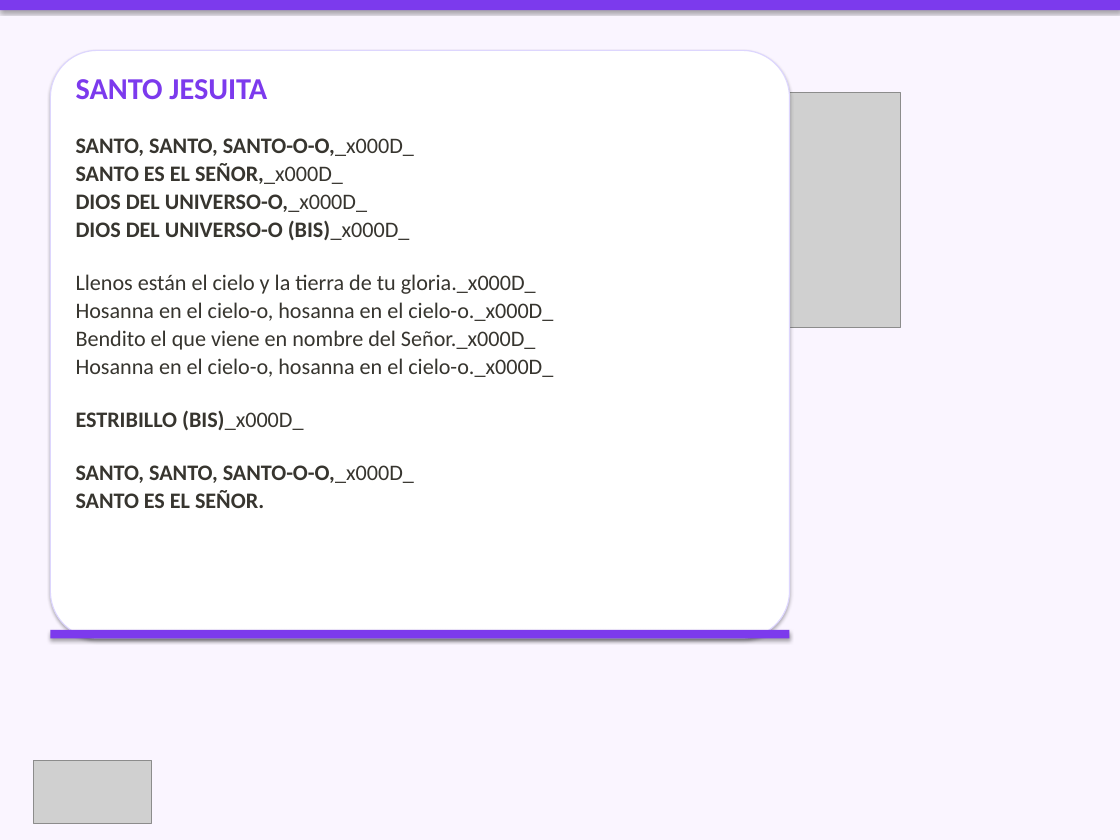
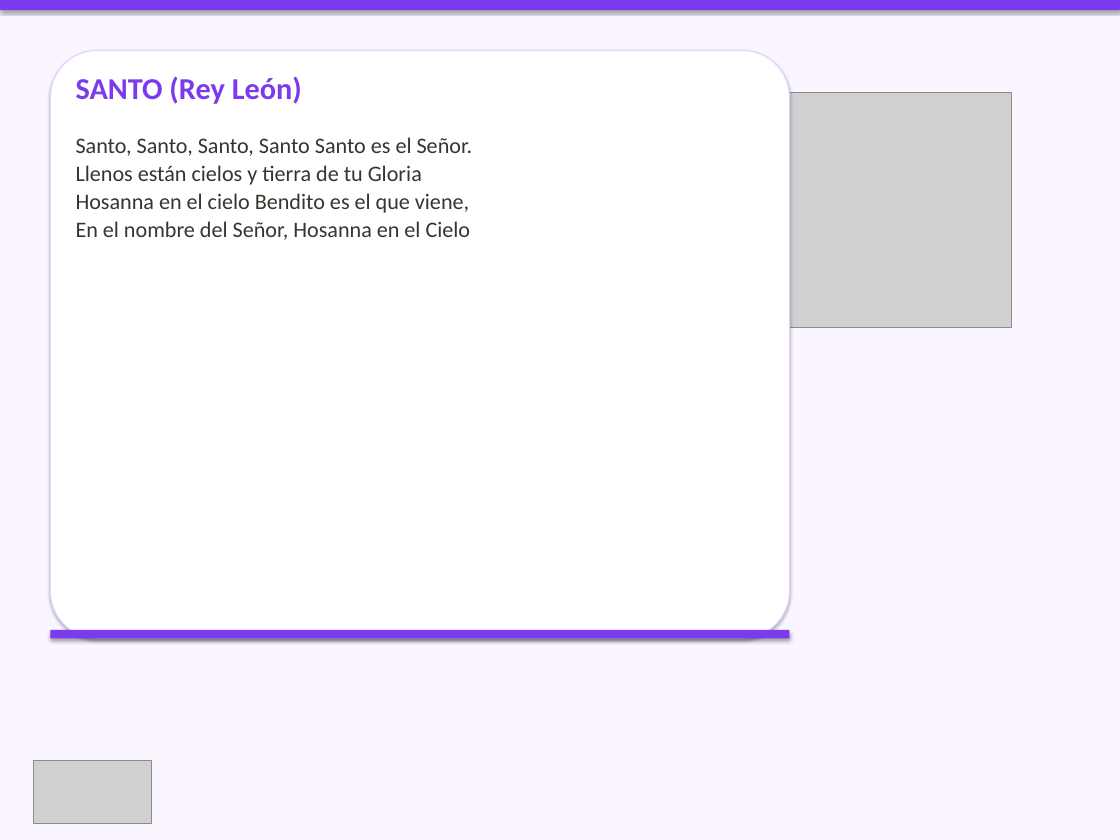
Before and after one commit to CC5M5/CCE-M5, a slide deck: slide 18 of presentaciones/2026-10-04_celebracion.pptx. Drawn at 1120x840 pixels with LibreOffice and Linux fonts; fonts in the diff are those of the drawing; grey boxes stand for pictures. Boxes give left, top, right and bottom in pixels: in the first picture for what was removed or moved away, otherwise in the second. Text is boxed around its words. In the diff, an @@ line names an element or a change of style, - is before the commit and + after.

```diff
--- a/presentaciones/2026-10-04_celebracion.pptx
+++ b/presentaciones/2026-10-04_celebracion.pptx
@@ text at box(76, 76, 473, 240): text changed @@
-SANTO JESUITA
-SANTO, SANTO, SANTO-O-O,_x000D_
-SANTO ES EL SEÑOR,_x000D_
-DIOS DEL UNIVERSO-O,_x000D_
-DIOS DEL UNIVERSO-O (BIS)_x000D_
-Llenos están el cielo y la tierra de tu gloria._x000D_
-Hosanna en el cielo-o, hosanna en el cielo-o._x000D_
-Bendito el que viene en nombre del Señor._x000D_
-Hosanna en el cielo-o, hosanna en el cielo-o._x000D_
-ESTRIBILLO (BIS)_x000D_
-SANTO, SANTO, SANTO-O-O,_x000D_
-SANTO ES EL SEÑOR.
+SANTO (Rey León)
+Santo, Santo, Santo, Santo Santo es el Señor.
+Llenos están cielos y tierra de tu Gloria
+Hosanna en el cielo Bendito es el que viene,
+En el nombre del Señor, Hosanna en el Cielo
@@ picture: place and size @@
-picture at box(613, 92, 901, 328)
+picture at box(613, 92, 1012, 328)
```
Also in this commit, not shown: 8 other slides changed, 1 slide added, 1 slide removed, 7 other files.
